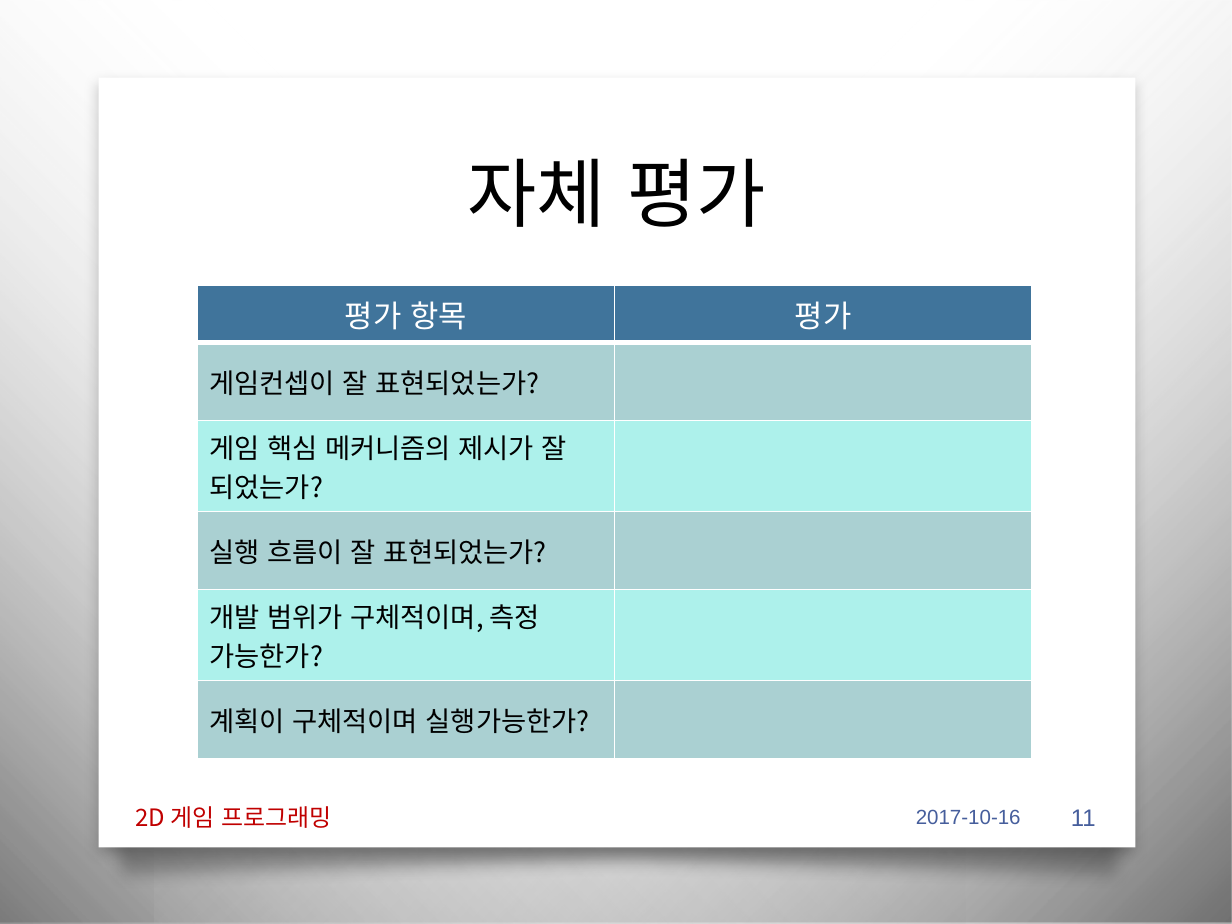
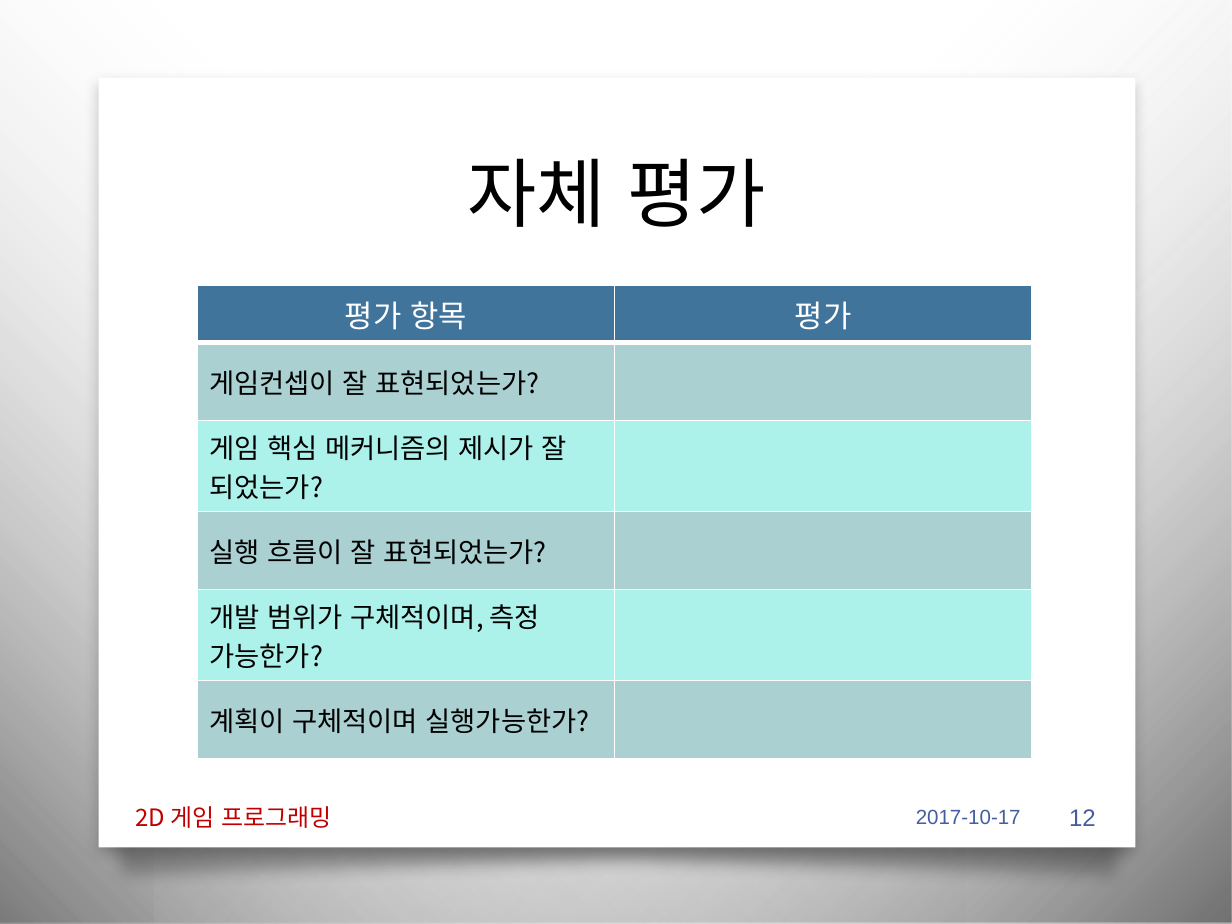
Before and after one commit to iconstudio/2017-Platformer, a slide deck: slide 12 of slides/2017_2DGP_1차발표.pptx (slide 11 before the commit). Drawn at 1232x924 pixels with LibreOffice and Linux fonts; fonts in the diff are those of the drawing; background and template pictures are left out. Boxes give left, top, right and bottom in pixels: in the first picture for what was removed or moved away, otherwise in the second. Text is boxed around its words. In the diff, an @@ line names an element or a change of style, - is before the commit and + after.

```diff
--- a/slides/2017_2DGP_1차발표.pptx
+++ b/slides/2017_2DGP_1차발표.pptx
@@ text at [916, 809, 1021, 824]: text changed @@
-2017-10-16
+2017-10-17
@@ page number at [1069, 809, 1096, 826]: text changed @@
-11
+12
```
Also in this commit, not shown: 9 other slides changed, 1 slide added, 8 other files.
